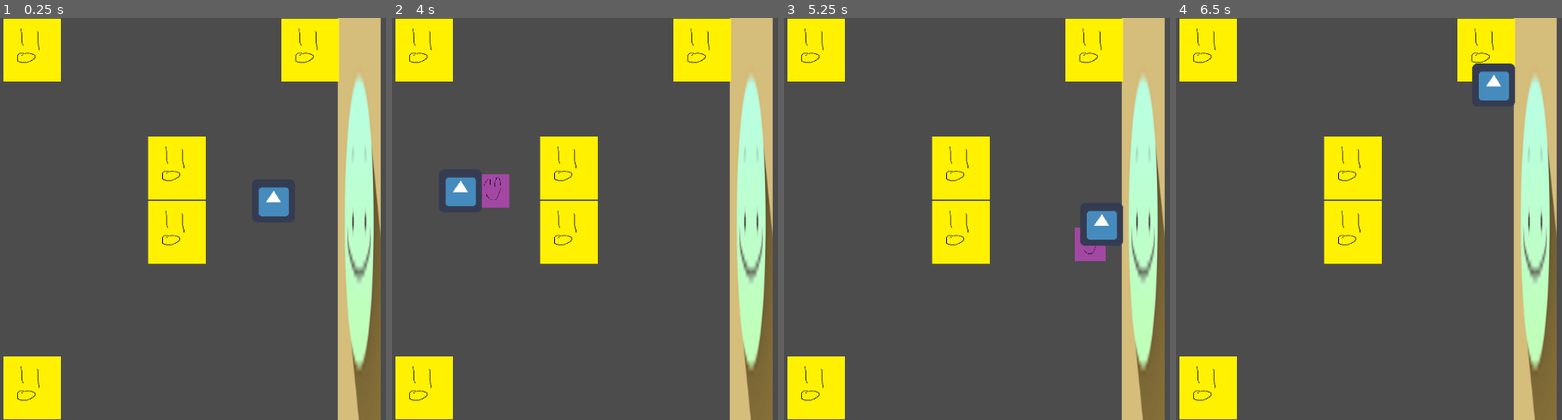
Above: before the commit, frames 1-4 (left to right).
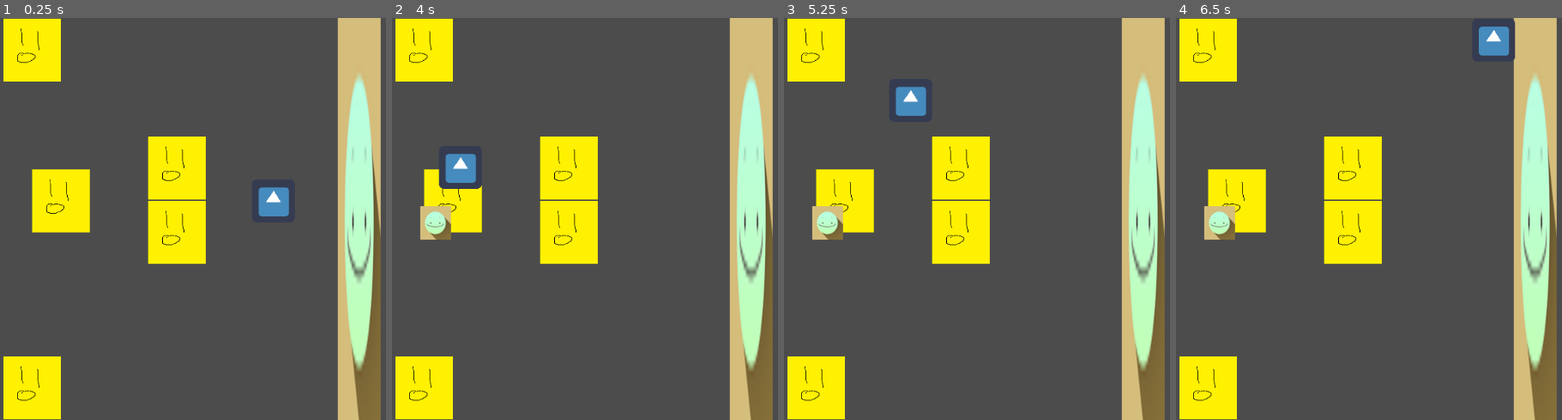
Above: after the commit, the same moments.

Repository: Lucianono/DinerWithMonster
Game: Godot game, scene res://on-site.tscn
Same seed, same stepped clock (60 frames per second), same inputs: the game is played once before the commit and once after it. The engine's default icon, where the game draws it, is replaced by a stand-in: a white triangle on a blue panel in a dark square.
Inputs (mouse positions are in pixels of both pictures, inside the frame that each line leads up to):
- Up to frame 1 (0.25 s): no input
- Up to frame 2 (4 s): tap Enter at 0.5, 3.5 s; move the mouse to (700, 299) at 0.52 s; hold Up (ui_up) 0.53-2.03 s; click (700, 299) at 0.67 s; move the mouse to (outside the picture) at 1.27 s; tap Space at 2 s; move the mouse to (530, 158) at 2.02 s; hold Left (ui_left) 2.03-3.53 s; move the mouse to (770, 219) at 2.77 s; click (770, 219) at 2.92 s; move the mouse to (631, 118) at 3.52 s; hold Down (ui_down) from 3.53 s (still down)
- Up to frame 3 (5.25 s): move the mouse to (outside the picture) at 4.27 s; release Down (ui_down) at 4.28 s; hold Right (ui_right) 4.28-5.03 s; move the mouse to (988, 239) at 5.02 s; hold Up (ui_up) from 5.03 s (still down); click (988, 239) at 5.17 s
- Up to frame 4 (6.5 s): move the mouse to (outside the picture) at 5.77 s; release Up (ui_up) at 5.78 s; hold Right (ui_right) from 5.78 s (still down)

The runs differ from the first frame. In frame 1, 4.8% of the frame differs, in the area x 8-88%, y 0-54%; in frame 2, 5.6%; in frame 3, 6.6%, in the area x 7-88%, y 0-61%; in frame 4, 5.1%.

Commit message:
dish can spawn infinite

Diff:
--- a/on-site.gd
+++ b/on-site.gd
@@ -14,7 +14,6 @@
 var isPorkFreed = true
 var isWheatFreed = true
 var isSquidFreed = true
-var isDishFreed = true
 
 func _ready():
 	coop_position = get_node("Coop").get_position()
@@ -89,18 +88,17 @@
 
 
 func _on_Grill_player_cooking(dish_name_created):
-	if isDishFreed && GlobalVar.player_holding != []:
+	if GlobalVar.player_holding != []:
 		print("cooking")
 		GlobalVar.isPlayerCooking = true
 		var dish_ent = dish.instance()
 		dish_ent.initDishName(dish_name_created)
 		dish_ent.connect("dish_freed",self,"_on_dishready_dish_freed")
 		call_deferred("add_child",dish_ent)
-		dish_ent.set_position(grill_postion + Vector2(-20,50))
-		isDishFreed = false
+		randomize()
+		dish_ent.set_position(grill_postion + Vector2(rand_range(-20,-30),rand_range(0,60)))
 
 
 
 func _on_dishready_dish_freed(dish_name_freed):
 	print("dish freed")
-	isDishFreed = true
--- a/on-site.tscn
+++ b/on-site.tscn
@@ -40,7 +40,7 @@
 position = Vector2( 48, 48 )
 
 [node name="Grill" parent="." instance=ExtResource( 9 )]
-position = Vector2( 463, 48 )
+position = Vector2( 91, 273 )
 
 [connection signal="ingredient_freed" from="ingredient-drop" to="." method="_on_ingredientdrop_ingredient_freed"]
 [connection signal="dish_freed" from="dish-ready" to="." method="_on_dishready_dish_freed"]
